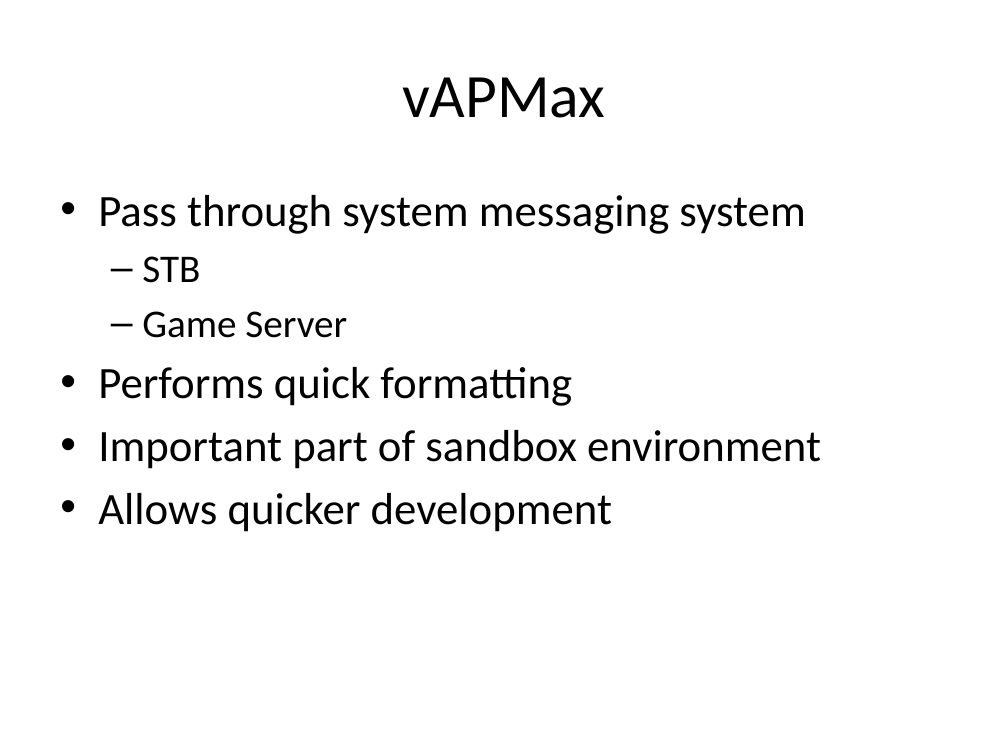
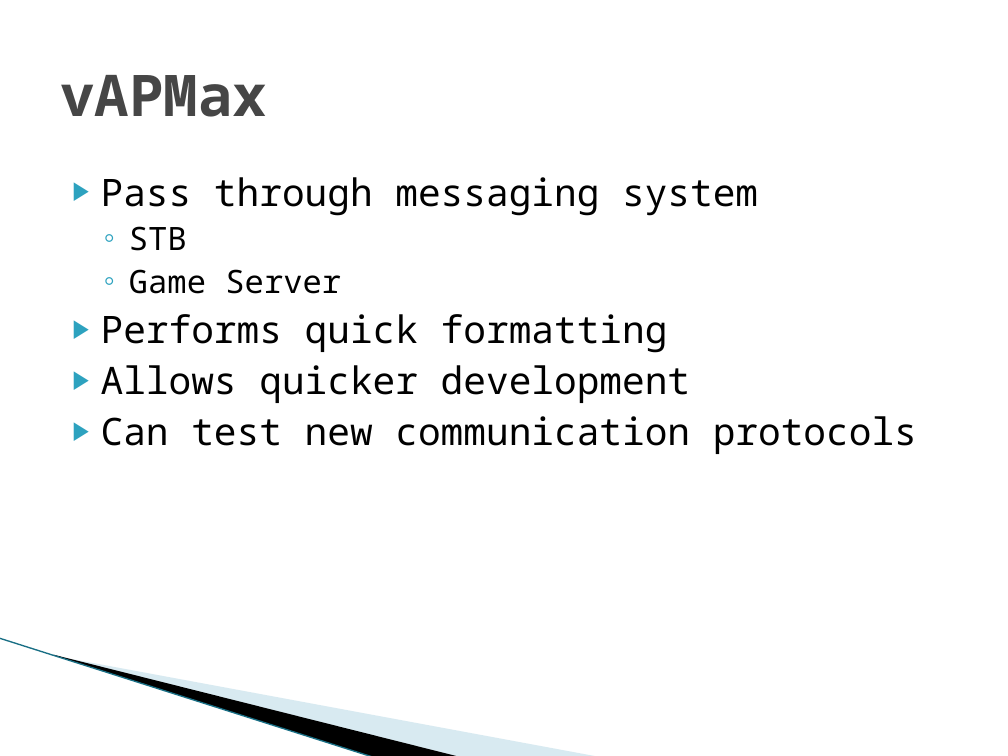
Before and after one commit to SDSMT-CSC/STBMF, a slide deck: slide 14 of docs/srDesign_ClientPresentation2.pptx (slide 11 before the commit). Drawn at 1008x756 pixels with LibreOffice and Linux fonts; fonts in the diff are those of the drawing; background and template pictures are left out. Boxes give left, top, right and bottom in pixels: in the first picture for what was removed or moved away, otherwise in the second. Text is boxed around its words. In the diff, an @@ line names an element or a change of style, - is before the commit and + after.

Commit message:
Updated slides to final format

```diff
--- a/docs/srDesign_ClientPresentation2.pptx
+++ b/docs/srDesign_ClientPresentation2.pptx
@@ title "vAPMax" at [60, 75, 267, 117]: size 44 to 41 pt, font Calibri to Noto Sans Mono, text colour #000000 to #464646, bold on; alignment centre to left @@
@@ text "Pass through messaging system": place and size @@
-text "Pass through messaging system" at [98, 195, 821, 532]
+text "Pass through messaging system" at [101, 177, 917, 454]
@@ text at [101, 177, 758, 216]: text changed; size 32 to 27 pt; font Calibri to Noto Sans Mono @@
-• Pass through system messaging system
+▶ Pass through messaging system
@@ text at [101, 226, 690, 403]: size 28 to 23 pt in "STB", "Game Server"; font Calibri to Noto Sans Mono in "STB", "Game Server", "Performs quick formatting", "Allows quicker development"; size 32 to 27 pt in "Performs quick formatting", "Allows quicker development"; bullet – to ◦; less space between paragraphs; bullet • to ▶ @@
@@ text at [101, 416, 917, 454]: paragraph added @@
+▶ Can test new communication protocols
@@ text at [98, 430, 821, 469]: paragraph removed @@
-• Important part of sandbox environment
@@ line added from (0, 638) to (374, 756), #97C5D8 0.95 pt @@
@@ freeform shape added at [53, 654, 461, 756], fill #000000 @@
@@ freeform shape added at [55, 655, 600, 756], fill #A0CBDC at 40% opacity @@
```
Also in this commit, not shown: 14 other slides changed, 5 slides added, 1 slide removed.
